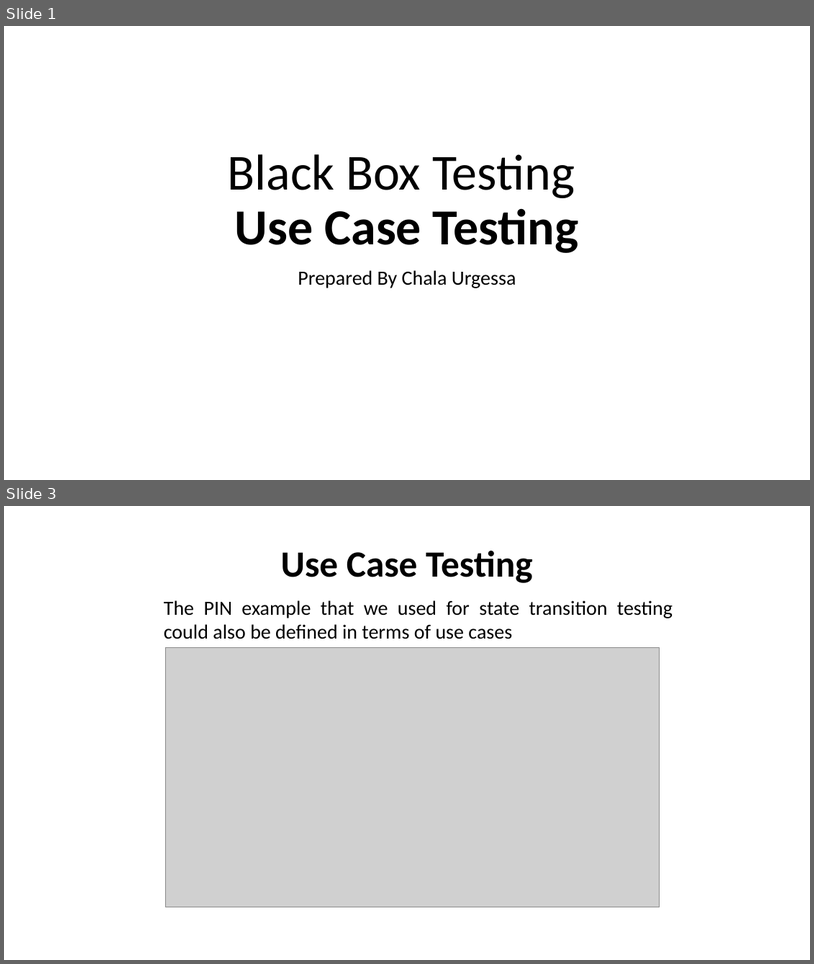
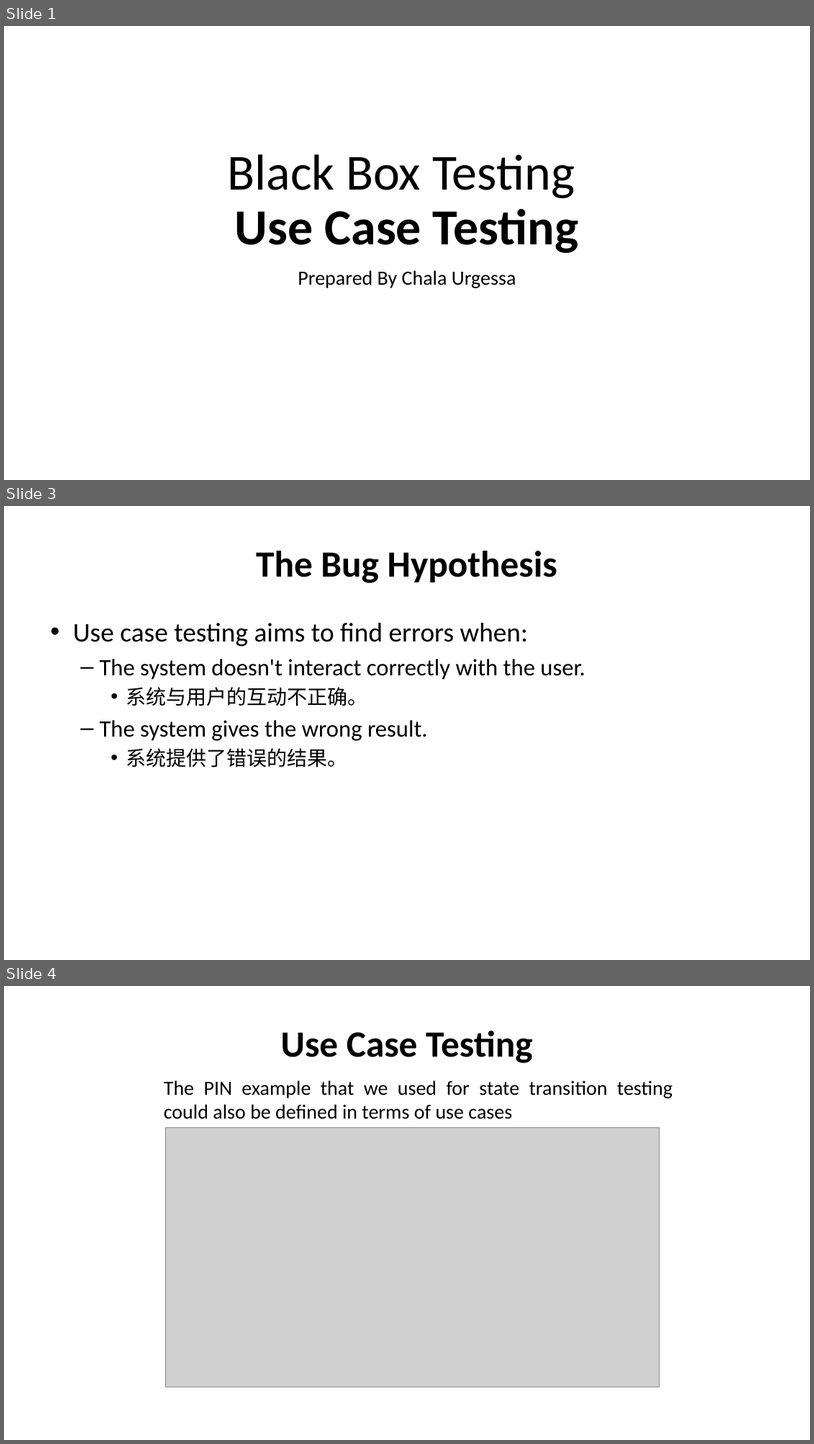
Before and after one commit to nashurgessa/Software-Testing-batch-2022-23, a slide deck: slides/L11 Use Case Testing.pptx. Shown one above the other, each under a label of ours: slides 1 and 3 before the commit, slides 1, 3 and 4 after it; the slides between them are not shown. The pictures are 814x964 and 814x1444 pixels, drawn with LibreOffice and Linux fonts; fonts in the diff are those of the drawing; grey boxes stand for pictures. Boxes give left, top, right and bottom in pixels: in the first picture for what was removed or moved away, otherwise in the second. Text is boxed around its words. In the diff, an @@ line names an element or a change of style, - is before the commit and + after.

```diff
--- a/slides/L11 Use Case Testing.pptx
+++ b/slides/L11 Use Case Testing.pptx
@@ slide 3 added at (4,506,810,960), background #FFFFFF @@
@@ title added at (256,551,558,583), 44 pt, text #000000, bold @@
+The Bug Hypothesis
@@ text added at (73,623,585,767), 28 pt, text #000000 @@
+• Use case testing aims to find errors when:
+  – The system doesn't interact correctly with the user.
+    • 系统与用户的互动不正确。
+  – The system gives the wrong result.
+    • 系统提供了错误的结果。
@@ what was slide 3 is now slide 4 @@
```
Also in this commit, not shown: 2 slides changed, 13 other files.
